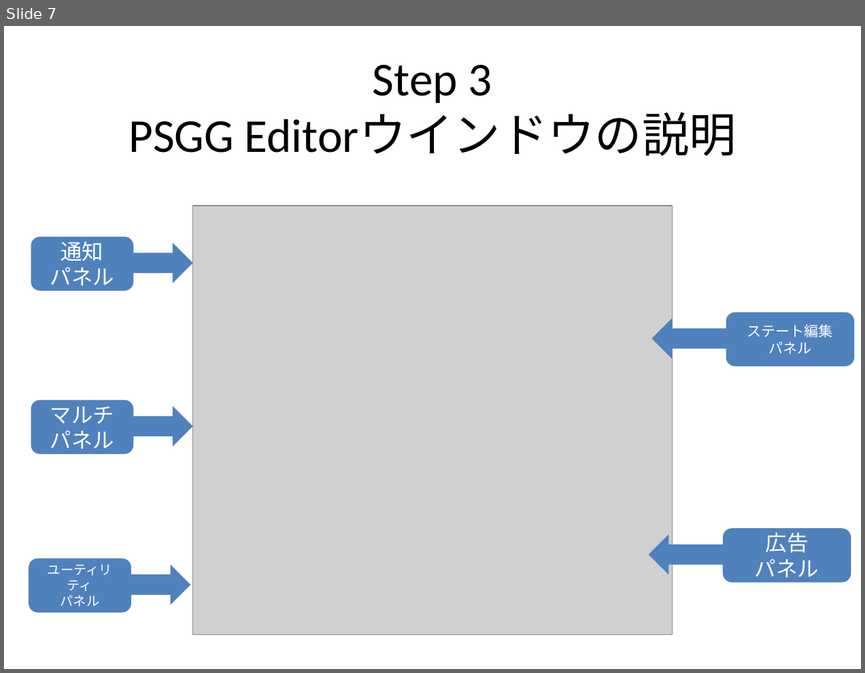
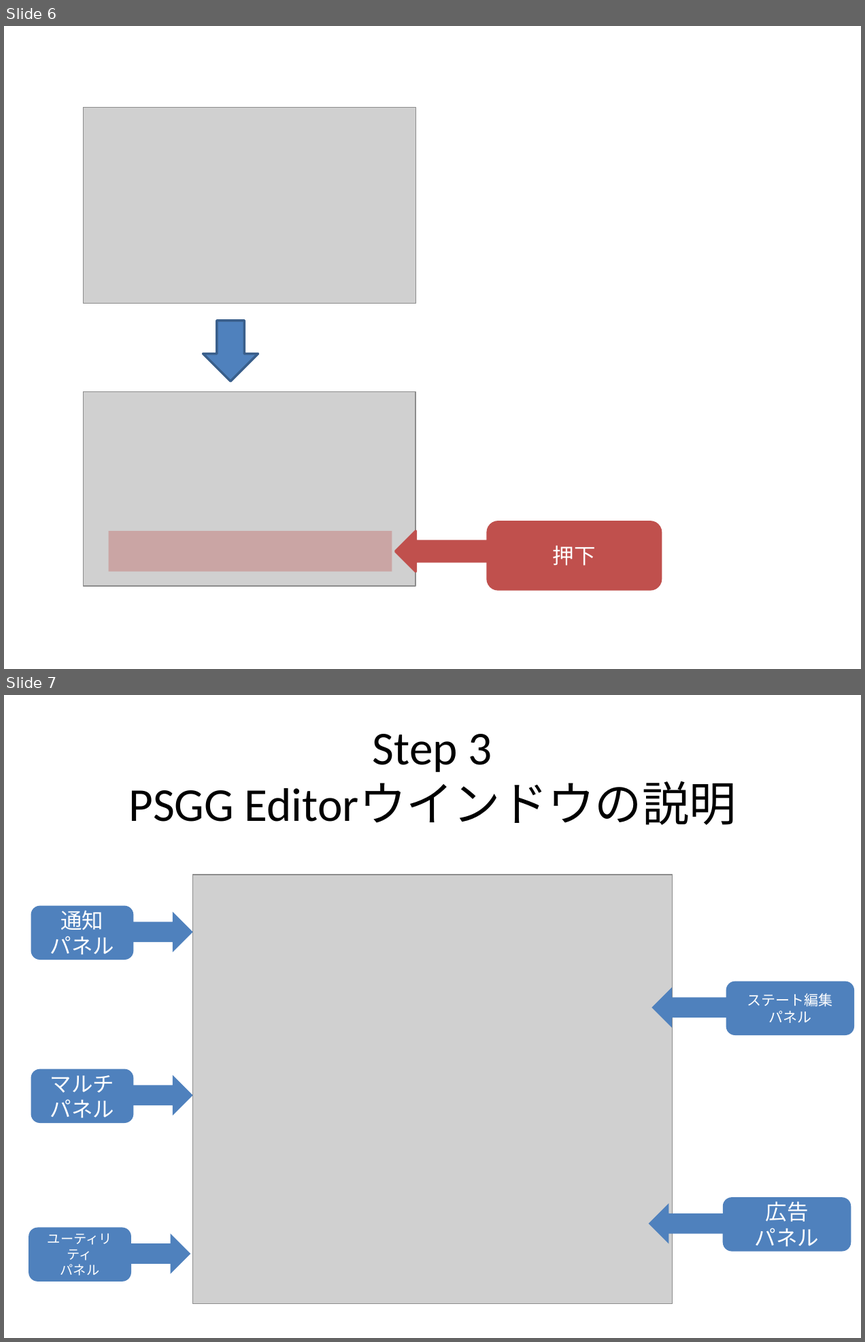
Before and after one commit to NNNIC/psgg-unity-tutorial, a slide deck: doc/PSGG Unity Tutorial #1.pptx. Shown one above the other, each under a label of ours: slide 7 before the commit, slides 6 and 7 after it. The pictures are 865x673 and 865x1342 pixels, drawn with LibreOffice and Linux fonts; fonts in the diff are those of the drawing; grey boxes stand for pictures. Boxes give left, top, right and bottom in pixels: in the first picture for what was removed or moved away, otherwise in the second. Text is boxed around its words. In the diff, an @@ line names an element or a change of style, - is before the commit and + after.

```diff
--- a/doc/PSGG Unity Tutorial #1.pptx
+++ b/doc/PSGG Unity Tutorial #1.pptx
@@ slide 6 added at (4,26,861,669), background #FFFFFF @@
@@ picture added at (84,108,416,303) @@
@@ down arrow added at (203,320,258,382), fill #4F81BD, outline #3A5F8C 2 pt @@
@@ picture added at (84,391,416,586) @@
@@ rectangle added at (109,531,392,571), fill #C0504D at 33% opacity @@
@@ left arrow added at (396,531,504,571), fill #C0504D, outline #C0504D 2 pt @@
@@ rounded rectangle added at (486,520,662,590), fill #C0504D, 18 pt, text #FFFFFF @@
+押下
```
Also in this commit, not shown: 2 slides changed, 1 other slide added, 2 slides removed, 1 other file.
